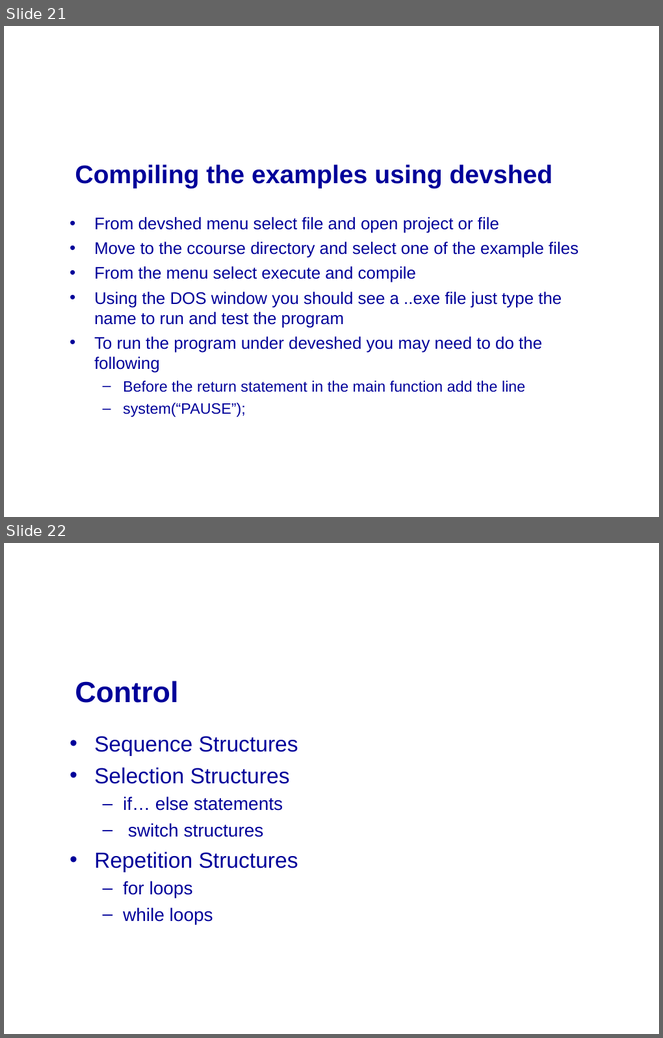
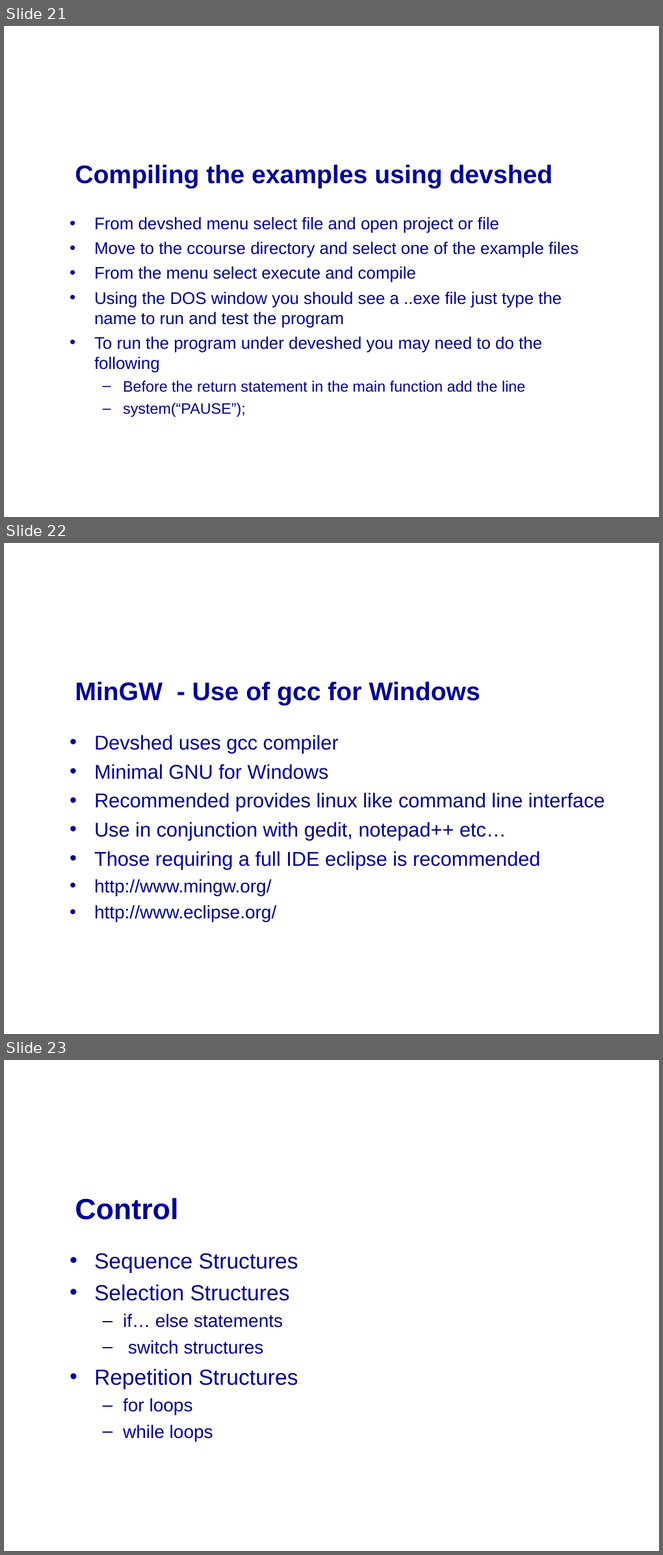
Before and after one commit to mikeg64/iome, a slide deck: src/examples/course/c/presentation/IntrotoC1.ppt. Shown one above the other, each under a label of ours: slides 21 and 22 before the commit, slides 21, 22 and 23 after it. The pictures are 663x1038 and 663x1555 pixels, drawn with LibreOffice and Linux fonts; fonts in the diff are those of the drawing; background and template pictures are left out. Boxes give left, top, right and bottom in pixels: in the first picture for what was removed or moved away, otherwise in the second. Text is boxed around its words. In the diff, an @@ line names an element or a change of style, - is before the commit and + after.

```diff
--- a/src/examples/course/c/presentation/IntrotoC1.ppt
+++ b/src/examples/course/c/presentation/IntrotoC1.ppt
@@ slide 22 added at [4,543,659,1034], background picture (left out) @@
@@ title added at [75,681,480,705], 28 pt, text #000099, bold @@
+MinGW - Use of gcc for Windows
@@ text added at [94,735,605,923], 22 pt, text #000099 @@
+• Devshed uses gcc compiler
+• Minimal GNU for Windows
+• Recommended provides linux like command line interface
+• Use in conjunction with gedit, notepad++ etc…
+• Those requiring a full IDE eclipse is recommended
+• http://www.mingw.org/
+• http://www.eclipse.org/
@@ what was slide 22 is now slide 23 @@
```
Also in this commit, not shown: 1 other slide added, 5 other files.
